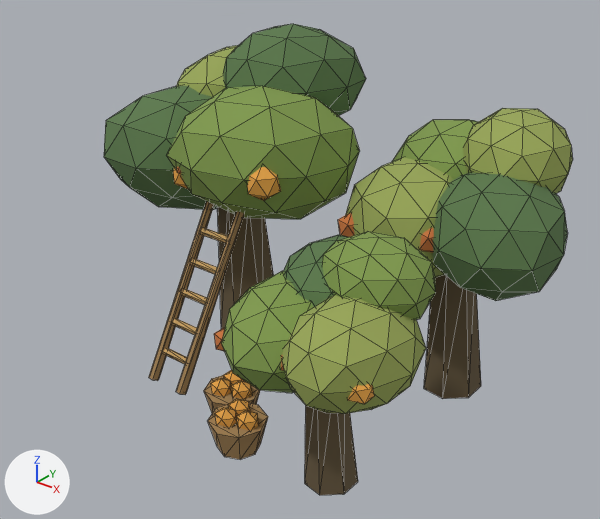
Two versions of the glTF model art/terrain-study/improvement-studies/wild-orchard.glb, one commit apart.
One viewpoint serves both versions: a 50 mm lens placed at (0.991, -1.279, 1.088), pointed at (0.013, -0.057, 0.33). The axes (+X, +Y, +Z) are drawn at lower left. The lights are the same throughout. The older version comes first. Mesh edges are drawn as thin lines. Vertices at exactly the same position are counted once.

The first picture shows 'wild-orchard'.
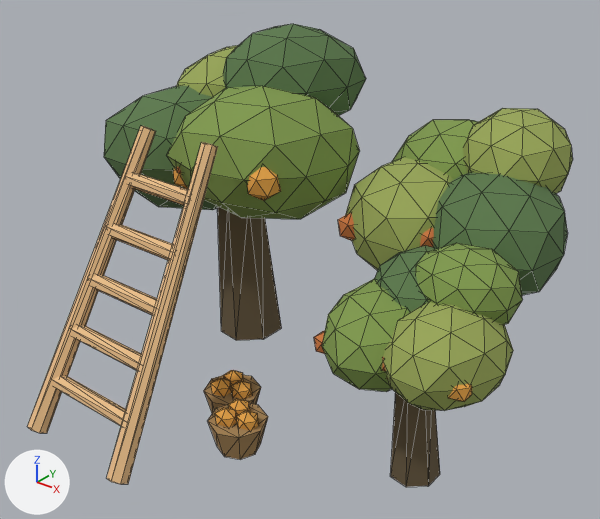
The change in detail:
Material 'Weathered sandstone' (mat_weathered_sandstone) is new.
Its base color is (0.807, 0.509, 0.246) (beige #e8bd88).
Its roughness is 0.94.
me_tapered_form_102 is used by ob_wild_orchard; location (0.0, 0.0, 0.0).
me_tapered_form_102 had 1105 vertices, 1970 faces and spanned x -0.581..0.5, y -0.42..0.412, z -0.018..0.753.
me_tapered_form_102 now has 1129 vertices, 2018 faces and spans x -0.581..0.531, y -0.538..0.412, z -0.018..0.753.
me_tapered_form_102 part 1: a new loose piece, a 7-sided cylinder along x spanning x -0.314..-0.073, y -0.478..-0.445, z 0.091..0.124, in mat_weathered_sandstone (beige #e8bd88).
me_tapered_form_102 part 2: a new loose piece, a 7-sided cylinder along x spanning x -0.311..-0.083, y -0.42..-0.387, z 0.186..0.218, in mat_weathered_sandstone (beige #e8bd88).
me_tapered_form_102 part 3: a new loose piece, a 7-sided cylinder along x spanning x -0.301..-0.112, y -0.245..-0.212, z 0.47..0.502, in mat_weathered_sandstone (beige #e8bd88).
me_tapered_form_102 part 4: a new loose piece of 14 vertices spanning x -0.339..-0.283, y -0.538..-0.156, z 0.001..0.589, in mat_weathered_sandstone (beige #e8bd88).
me_tapered_form_102 part 5: a new loose piece of 14 vertices spanning x -0.139..-0.043, y -0.538..-0.156, z 0.001..0.589, in mat_weathered_sandstone (beige #e8bd88).
me_tapered_form_102 part 6: the loose piece of 12 vertices spanning x -0.296..-0.223, y -0.238..-0.055, z -0.005..0.409 is deleted.
me_tapered_form_102 part 7: the loose piece of 12 vertices spanning x -0.206..-0.133, y -0.238..-0.055, z -0.005..0.409 is deleted.
me_tapered_form_102 part 8: the loose piece of 10 vertices spanning x -0.24..-0.151, y -0.099..-0.082, z 0.33..0.347 is deleted.
me_tapered_form_102 part 9: the loose piece of 10 vertices spanning x -0.265..-0.176, y -0.182..-0.164, z 0.128..0.144 is deleted.
me_tapered_form_102 part 10: the loose piece of 10 vertices spanning x -0.249..-0.16, y -0.127..-0.109, z 0.263..0.279 is deleted.
me_tapered_form_102 part 11: 314 vertices moved from x -0.274..0.426, y -0.42..-0.048, z -0.016..0.502 to x -0.308..0.531, y -0.345..0.061, z -0.016..0.471; 15 vertices removed from x -0.274..-0.168, y -0.209..-0.137, z 0.06..0.212; 23 vertices added at x -0.308..-0.093, y -0.362..-0.27, z 0.281..0.401.
me_tapered_form_102 part 12: 1 face spanning x -0.304..-0.102, y -0.287..-0.273, z 0.401..0.408 switches from mat_dried_reed (orange #c59e60) to mat_weathered_sandstone (beige #e8bd88).
me_tapered_form_102 no longer uses material mat_dried_reed (orange #c59e60).
me_tapered_form_102 gains material mat_weathered_sandstone (beige #e8bd88).

Where the change shows, as pixel boxes [x1, y1, x2, y2] in the pictures (600 x 519 px; the box of a moved part takes in the faces that stretch with it):
'wild-orchard', reshaped (16% wider)
    before: [104, 24, 573, 495]
    after: [27, 24, 573, 487]
part 1 of me_tapered_form_102, added (beige)
    after: [53, 376, 126, 426]
part 2 of me_tapered_form_102, added (beige)
    after: [71, 325, 141, 370]
part 3 of me_tapered_form_102, added (beige)
    after: [126, 173, 189, 205]
part 4 of me_tapered_form_102, added
    after: [27, 126, 156, 433]
part 5 of me_tapered_form_102, added (beige)
    after: [107, 142, 218, 484]
part 6 of me_tapered_form_102, deleted
    before: [149, 201, 214, 381]
part 7 of me_tapered_form_102, deleted
    before: [176, 212, 244, 395]
part 8 of me_tapered_form_102, deleted
    before: [201, 228, 228, 243]
part 9 of me_tapered_form_102, deleted
    before: [172, 319, 197, 335]
part 10 of me_tapered_form_102, deleted
    before: [191, 259, 217, 274]
part 11 of me_tapered_form_102, moved or reshaped
    before: [163, 231, 436, 495]
    after: [90, 224, 523, 487]
part 12 of me_tapered_form_102, recoloured
    before: [181, 292, 205, 305]
    after: [123, 225, 173, 245]
